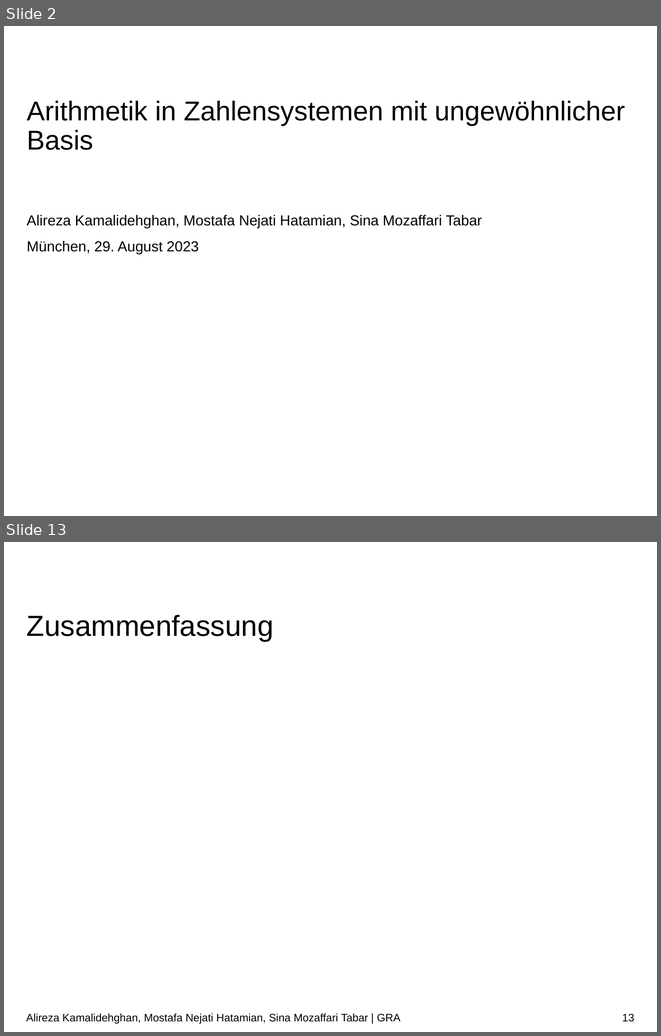
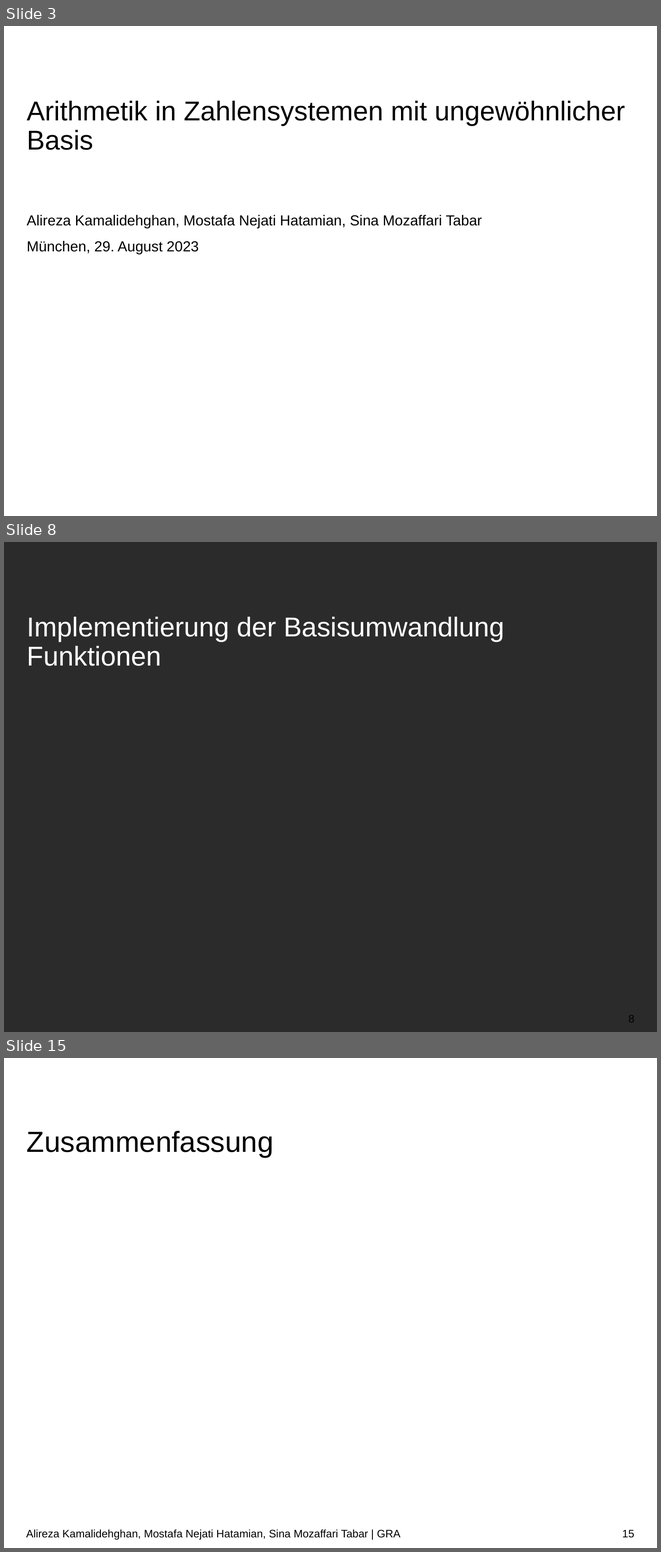
Before and after one commit to ARKamaliD/bm1pi-conversion, a slide deck: Vortrag/Vortrag.pptx. Shown one above the other, each under a label of ours: slides 2 and 13 before the commit, slides 3, 8 and 15 after it; the slides between them are not shown. The pictures are 661x1036 and 661x1552 pixels, drawn with LibreOffice and Linux fonts; fonts in the diff are those of the drawing; background and template pictures are left out; a plain dark background stands for a picture behind light text. Boxes give left, top, right and bottom in pixels: in the first picture for what was removed or moved away, otherwise in the second. Text is boxed around its words. In the diff, an @@ line names an element or a change of style, - is before the commit and + after.

```diff
--- a/Vortrag/Vortrag.pptx
+++ b/Vortrag/Vortrag.pptx
@@ slide 8 added at bbox=[4, 542, 657, 1032], background picture (left out) @@
@@ title added at bbox=[27, 617, 504, 666], 30 pt, text #FFFFFF @@
+Implementierung der Basisumwandlung Funktionen
@@ page number added at bbox=[628, 1015, 634, 1022], 12 pt, text #000000 @@
+8
@@ what was slide 2 is now slide 3 @@
@@ what was slide 13 is now slide 15 @@
@@ page number at bbox=[622, 1530, 634, 1538]: text changed @@
-13
+15
```
Also in this commit, not shown: 8 slides changed, 3 other slides added, 2 slides removed.
